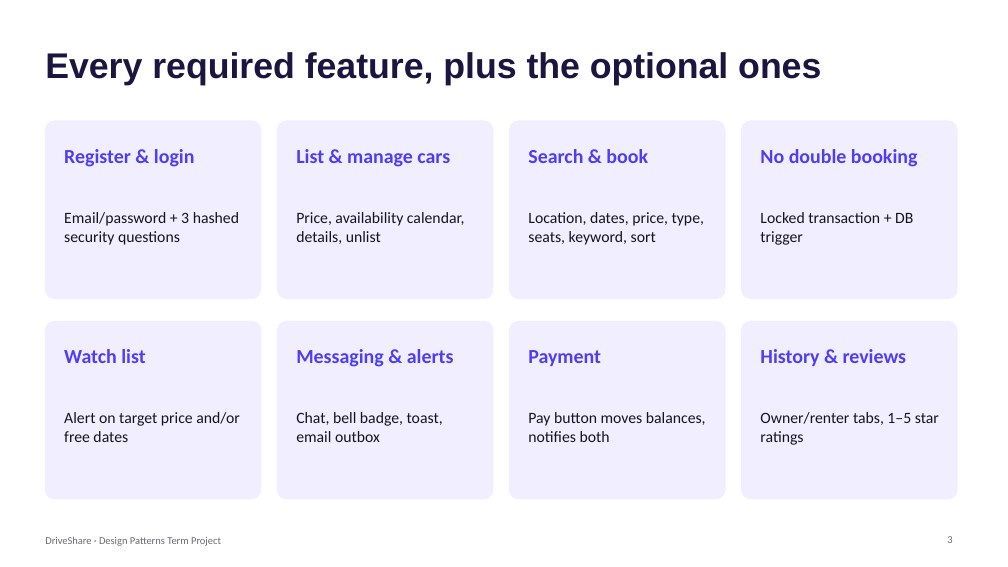
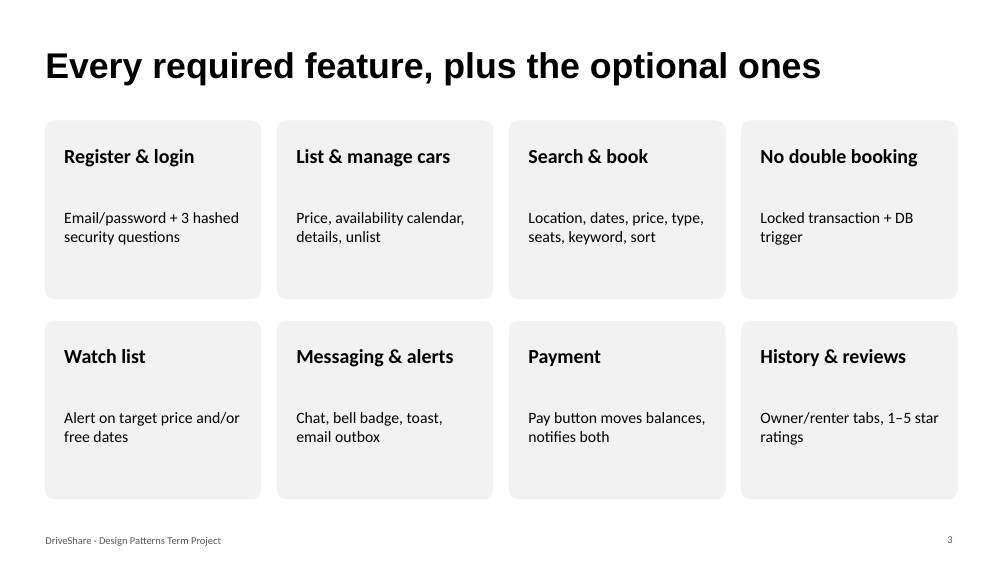
Before and after one commit to dheyaa-create/Term-Project-Cis-476-001, a slide deck: slide 3 of docs/DriveShare_Presentation.pptx. Drawn at 1008x567 pixels with LibreOffice and Linux fonts; fonts in the diff are those of the drawing. Boxes give left, top, right and bottom in pixels: in the first picture for what was removed or moved away, otherwise in the second. Text is boxed around its words. In the diff, an @@ line names an element or a change of style, - is before the commit and + after.

```diff
--- a/docs/DriveShare_Presentation.pptx
+++ b/docs/DriveShare_Presentation.pptx
@@ title "Every required feature, plus the ..." at (45,52,821,85): text colour #1B1640 to #000000 @@
@@ fill #F1EFFF to #F2F2F2; outline #F1EFFF 1 pt to #F2F2F2 1 pt in 8 elements at (45,121,261,299), (278,121,493,299), (510,121,725,299), (742,121,957,299), (45,321,261,499), (278,321,493,499), (510,321,725,499), (742,321,957,499) @@
@@ text colour #4F3DF5 to #000000 in 8 elements at (64,149,195,167), (296,149,450,167), (528,149,648,163), (760,149,918,167), (64,349,145,363), (296,349,454,367), (528,350,601,366), (760,349,907,366) @@
@@ text colour #15131F to #000000 in 8 elements at (64,212,239,245), (296,212,465,244), (528,212,704,245), (760,212,913,245), (64,412,240,442), (296,412,443,442), (528,412,706,442), (760,412,939,445) @@
@@ text "DriveShare · Design Patterns Term ..." at (45,536,221,546): text colour #6B6B76 to #595959 @@
@@ page number at (947,536,952,543): text colour #6B6B76 to #595959 @@
```
Also in this commit, not shown: 16 other slides changed, 1 other file.
